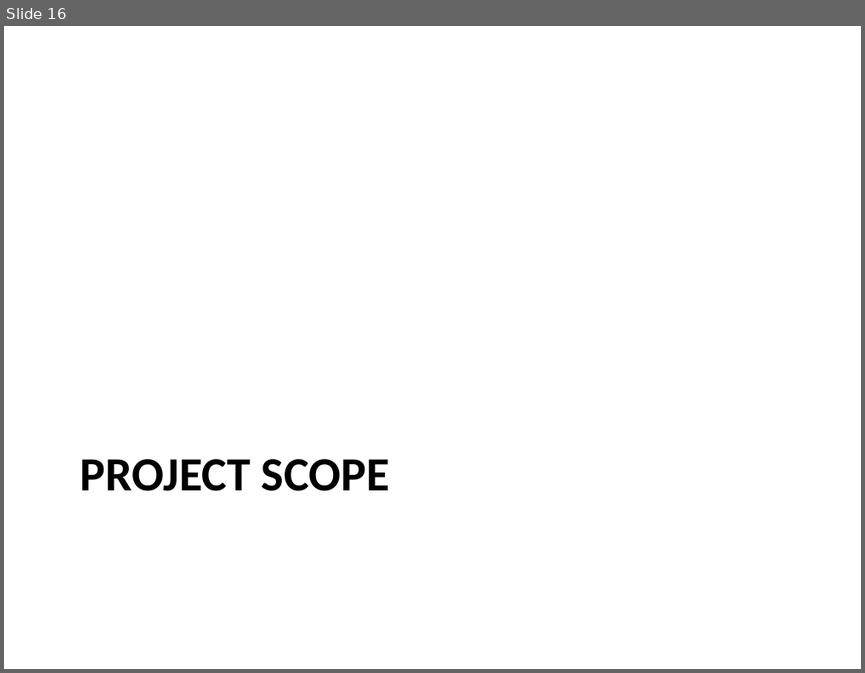
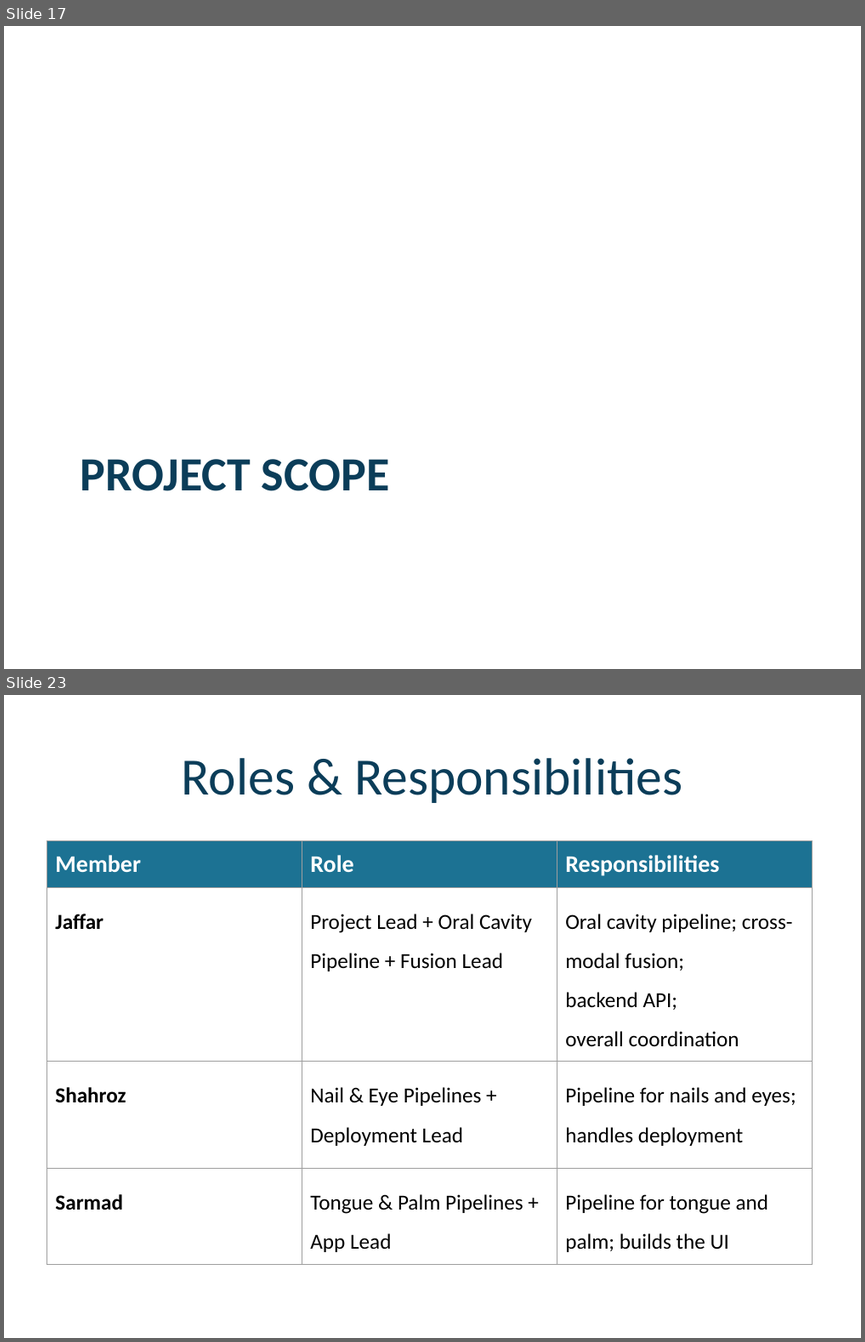
Before and after one commit to Jaffar-Kazmi/BodyScan, a slide deck: docs/proposal/slides.pptx. Shown one above the other, each under a label of ours: slide 16 before the commit, slides 17 and 23 after it; the slides between them are not shown. The pictures are 865x673 and 865x1342 pixels, drawn with LibreOffice and Linux fonts; fonts in the diff are those of the drawing; background and template pictures are left out. Boxes give left, top, right and bottom in pixels: in the first picture for what was removed or moved away, otherwise in the second. Text is boxed around its words. In the diff, an @@ line names an element or a change of style, - is before the commit and + after.

```diff
--- a/docs/proposal/slides.pptx
+++ b/docs/proposal/slides.pptx
@@ slide 23 added at (4,695,861,1338), background picture (left out) @@
@@ title added at (182,758,682,803), 44 pt, text #0B3D59 @@
+Roles & Responsibilities
@@ table added at (46,840,813,1255), 4 rows, 3 columns @@
+Member | Role | Responsibilities
+Jaffar | Project Lead + Oral Cavity Pipeline + Fusion Lead | Oral cavity pipeline; cross-modal fusion; / backend API; / overall coordination
+Shahroz | Nail & Eye Pipelines + Deployment Lead | Pipeline for nails and eyes; handles deployment
+Sarmad | Tongue & Palm Pipelines + / App Lead | Pipeline for tongue and palm; builds the UI
@@ what was slide 16 is now slide 17 @@
@@ slide 17 changed as well @@
@@ title "PROJECT SCOPE" at (80,459,389,491): text colour #000000 to #0B3D59 @@
```
Also in this commit, not shown: 13 other slides changed, 8 other slides added, 5 slides removed.
